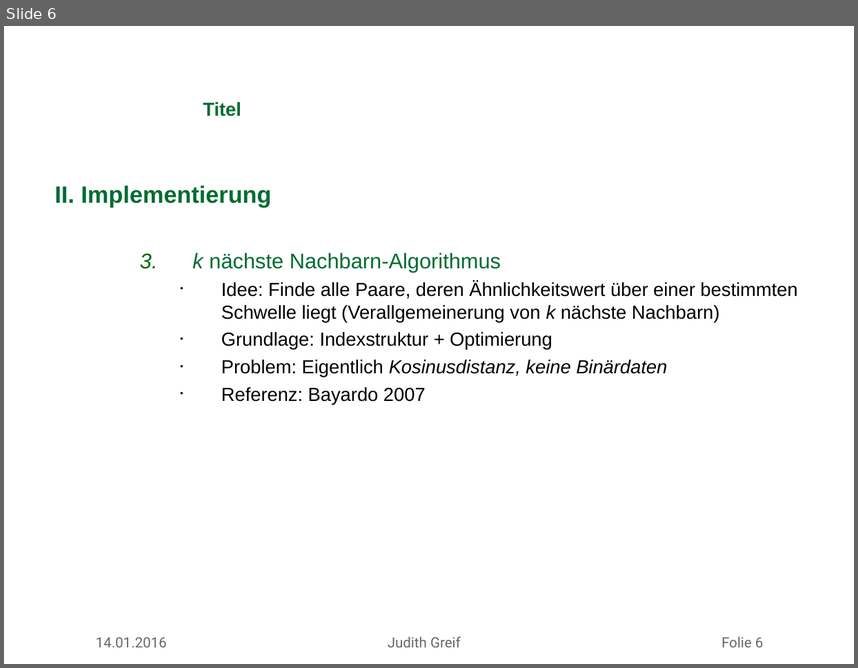
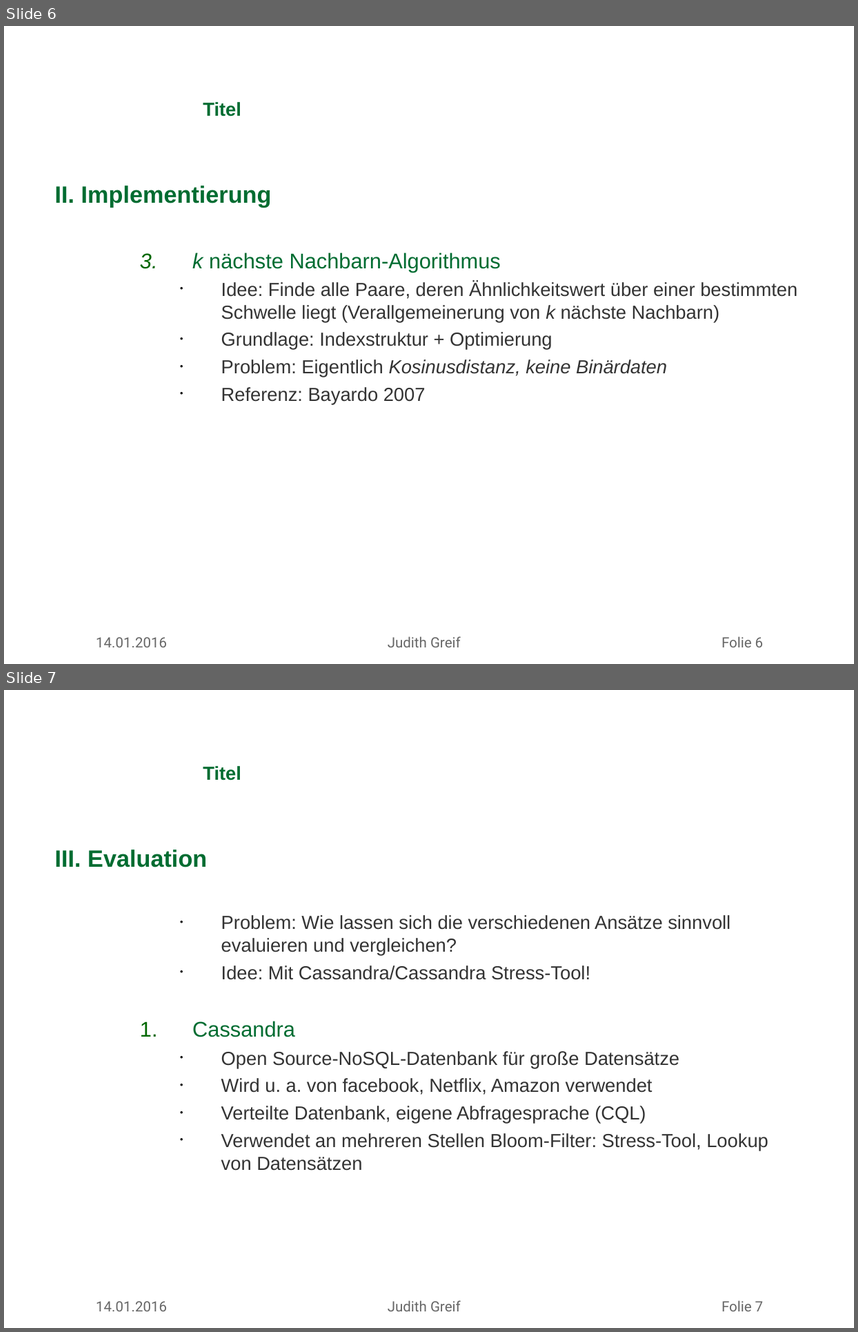
Before and after one commit to missgreenwood/masterarbeit, a slide deck: mdsg_latex_10062012/slides/antrittsvortrag_greif.ppt. Shown one above the other, each under a label of ours: slide 6 before the commit, slides 6 and 7 after it. The pictures are 858x668 and 858x1332 pixels, drawn with LibreOffice and Linux fonts; fonts in the diff are those of the drawing; background and template pictures are left out. Boxes give left, top, right and bottom in pixels: in the first picture for what was removed or moved away, otherwise in the second. Text is boxed around its words. In the diff, an @@ line names an element or a change of style, - is before the commit and + after.

Commit message:
Update presentation (cassandra)

```diff
--- a/mdsg_latex_10062012/slides/antrittsvortrag_greif.ppt
+++ b/mdsg_latex_10062012/slides/antrittsvortrag_greif.ppt
@@ slide 7 added at [4, 690, 854, 1328], background picture (left out) @@
@@ title added at [203, 766, 241, 780], 16 pt, text #006C31, bold @@
+Titel
@@ text added at [55, 849, 769, 1170], 16 pt, text #333333 @@
+III. Evaluation
+    • Problem: Wie lassen sich die verschiedenen Ansätze sinnvoll evaluieren und vergleichen?
+    • Idee: Mit Cassandra/Cassandra Stress-Tool!
+  1. Cassandra
+    • Open Source-NoSQL-Datenbank für große Datensätze
+    • Wird u. a. von facebook, Netflix, Amazon verwendet
+    • Verteilte Datenbank, eigene Abfragesprache (CQL)
+    • Verwendet an mehreren Stellen Bloom-Filter: Stress-Tool, Lookup von Datensätzen
@@ text added at [96, 1300, 764, 1311], 12 pt, text #666666 @@
+14.01.2016 Judith Greif Folie 7
@@ slide 6 changed as well @@
@@ text at [221, 281, 797, 405]: text colour #000000 to #333333 in "Idee: Finde alle Paare, deren Ähnlichkeitswert über ...", "Grundlage: Indexstruktur + Optimierung", "Problem: Eigentlich Kosinusdistanz, keine Binärdaten", "Referenz: Bayardo 2007" @@
```
Also in this commit, not shown: 3 other slides changed, 1 other slide added, 4 other files.
